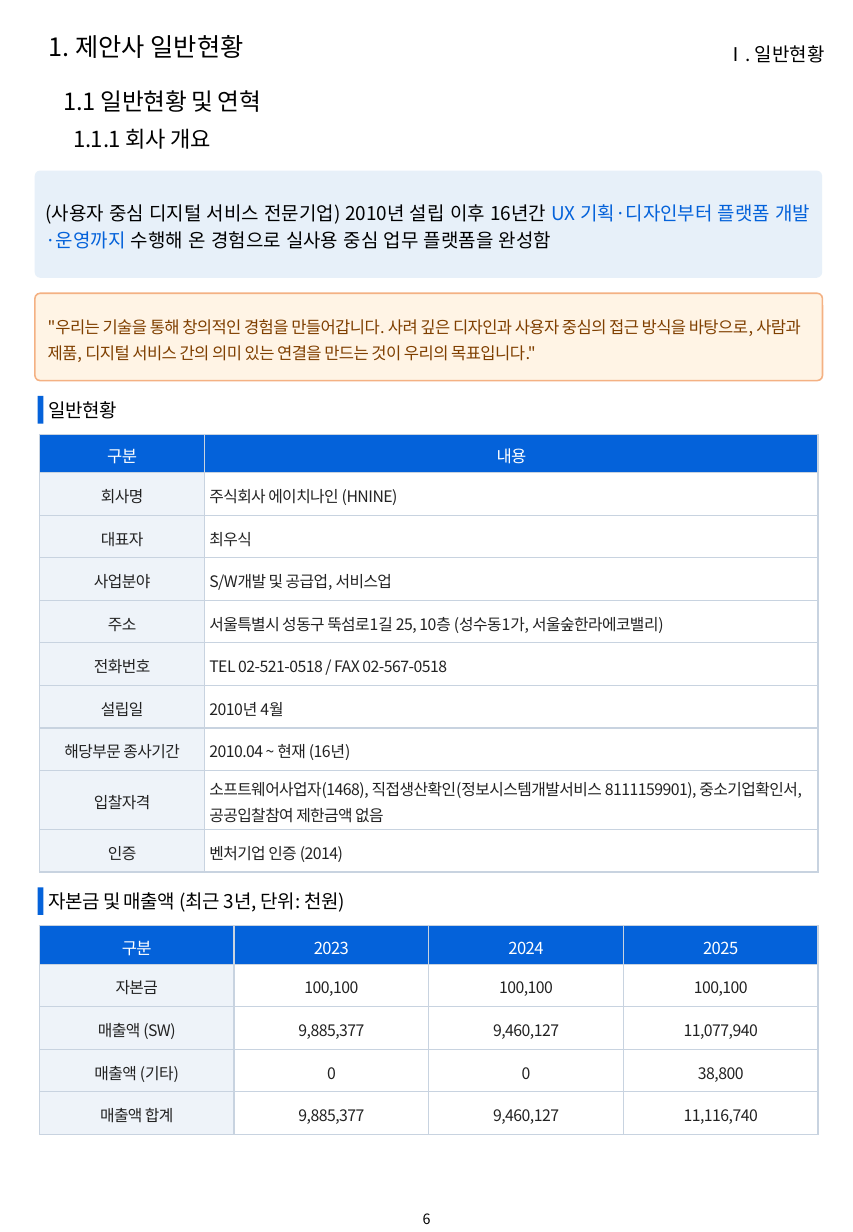
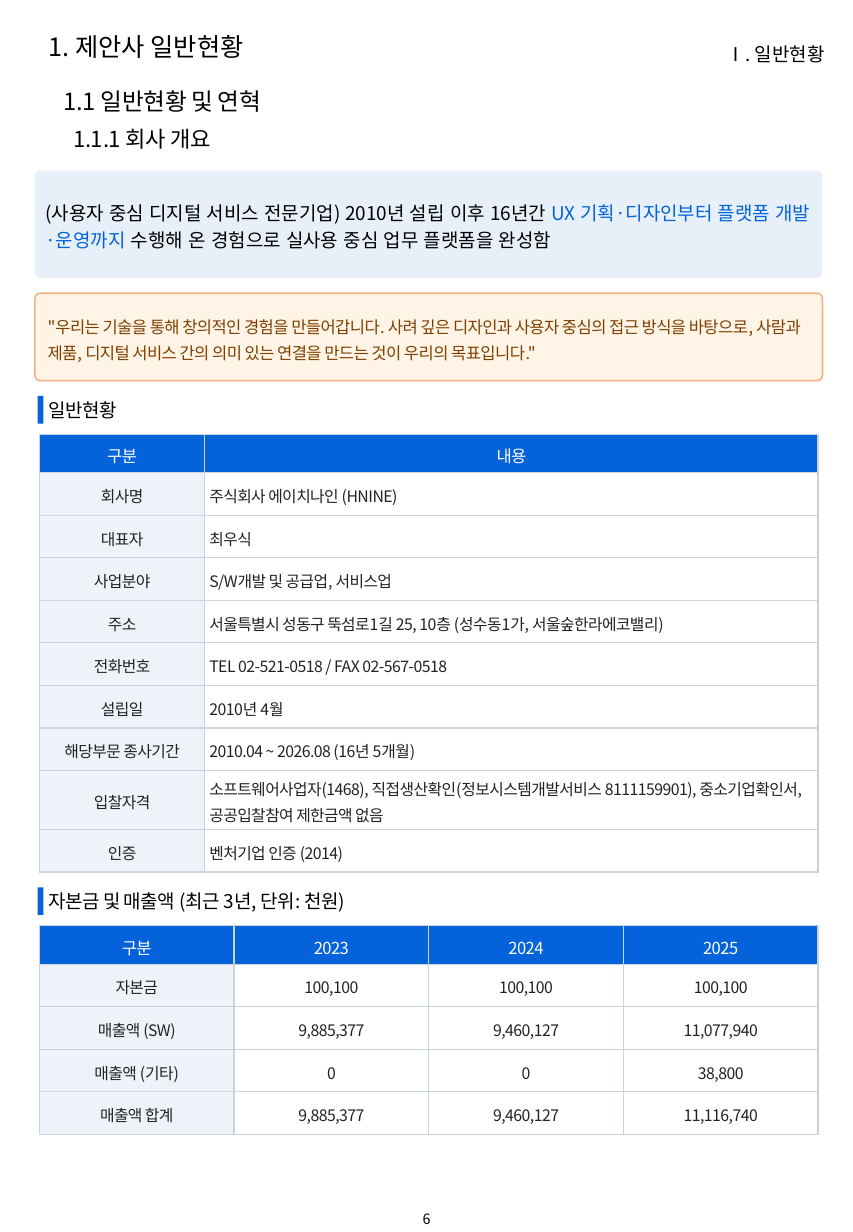
Before and after one commit to hwangsteeve-tech/hbjw, a slide deck: slide 6 of proposals/2026-10_pnu-ai-platform/pnu_proposal.pptx. Drawn at 853x1232 pixels with LibreOffice and Linux fonts; fonts in the diff are those of the drawing; background and template pictures are left out. Boxes give left, top, right and bottom in pixels: in the first picture for what was removed or moved away, otherwise in the second. Text is boxed around its words. In the diff, an @@ line names an element or a change of style, - is before the commit and + after.

```diff
--- a/proposals/2026-10_pnu-ai-platform/pnu_proposal.pptx
+++ b/proposals/2026-10_pnu-ai-platform/pnu_proposal.pptx
@@ table at (40, 434, 818, 872) @@
-row 8, column 2: 2010.04 ~ 현재 (16년)
+row 8, column 2: 2010.04 ~ 2026.08 (16년 5개월)
```
Also in this commit, not shown: 4 other slides changed, 2 slides added, 2 other files.
